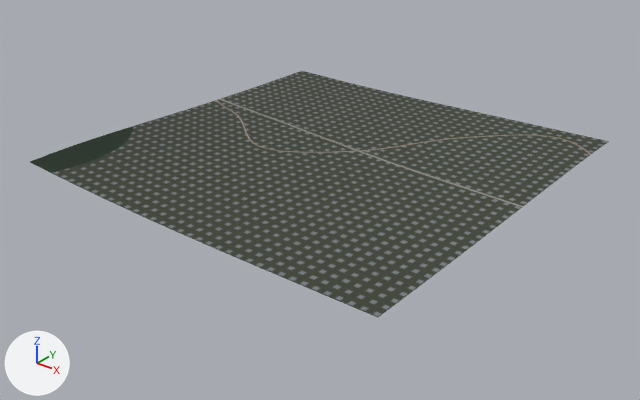
The glTF model assets/satellite_dem_tiles/terrain_real_T_E02_N00.glb: old version first, new version second.
Both versions are drawn from a 50 mm camera at (6454.0, -3136.0, 1717.0) aimed at (4026.0, -101.0, -164.0). The lights are fixed; the arrows at lower left show +X, +Y and +Z. The picture after the commit comes second.

Objects in the first picture: 'Terrain_Real_DEM_T_E02_N00'.
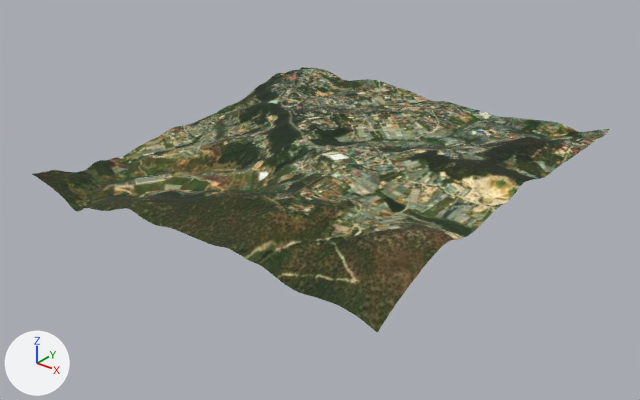
Diff of the bpy script that builds the scene:
```diff
--- a/assets/satellite_dem_tiles/terrain_real_T_E02_N00.glb.py
+++ b/assets/satellite_dem_tiles/terrain_real_T_E02_N00.glb.py
@@ img_image_0 @@
+img_image_0 = load_image('Image_0', '_unpacked/Image_0', 1024, 1024, 'sRGB')
@@ mat_mat_terrainreal_t_e02_n00 @@
+mat_mat_terrainreal_t_e02_n00 = principled_material('Mat_TerrainReal_T_E02_N00')
+mat_mat_terrainreal_t_e02_n00.texture = img_image_0
+mat_mat_terrainreal_t_e02_n00.roughness = 0.92
@@ me_mesh_terrain_t_e02_n00 @@
 # used by ob_terrain_real_dem_t_e02_n00; location = (0.0, 0.0, 0.0)
-me_mesh_terrain_t_e02_n00.from_pydata(...)  # 16641 vertices, 32768 faces; spans x 3000.0..5000.0, y -1000.0..1000.0, z 11.0..66.0
-me_mesh_terrain_t_e02_n00.materials.append(mat_mat_esri_satellite_t_e02_n00)  # picture img_esri_world_imagery_t_e02_n00_z16
+me_mesh_terrain_t_e02_n00.from_pydata(...)  # 16641 vertices, 32768 faces; spans x 3000.0..5000.0, y -1000.0..1000.0, z -103.0..170.0
+# me_mesh_terrain_t_e02_n00 part 1: 16596 of 16641 vertices moved; they spanned x 3000.0..5000.0, y -1000.0..1000.0, z 11.0..66.0 and now span x 3000.0..5000.0, y -1000.0..1000.0, z -103.0..170.0; mean shift (0.0, 0.0, 25.0); largest move (3141.0, -734.0, 57.0) -> (3141.0, -734.0, -100.0)
+me_mesh_terrain_t_e02_n00.materials.append(mat_mat_terrainreal_t_e02_n00)  # picture img_image_0
```

Where the change shows, as pixel boxes (x1, y1, x2, y2) in the pictures (640 x 400 px):
'Terrain_Real_DEM_T_E02_N00', recoloured, reshaped (8% taller)
    before: (30, 71, 609, 318)
    after: (33, 67, 610, 333)
